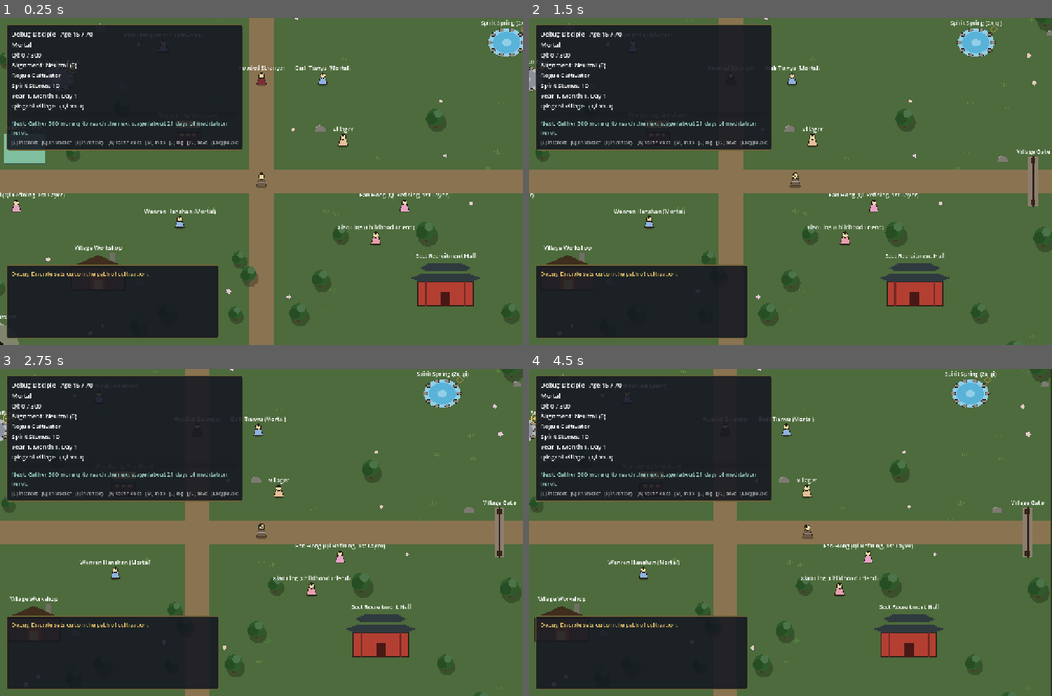
Above: before the commit, frames 1-4 (two rows, left to right).
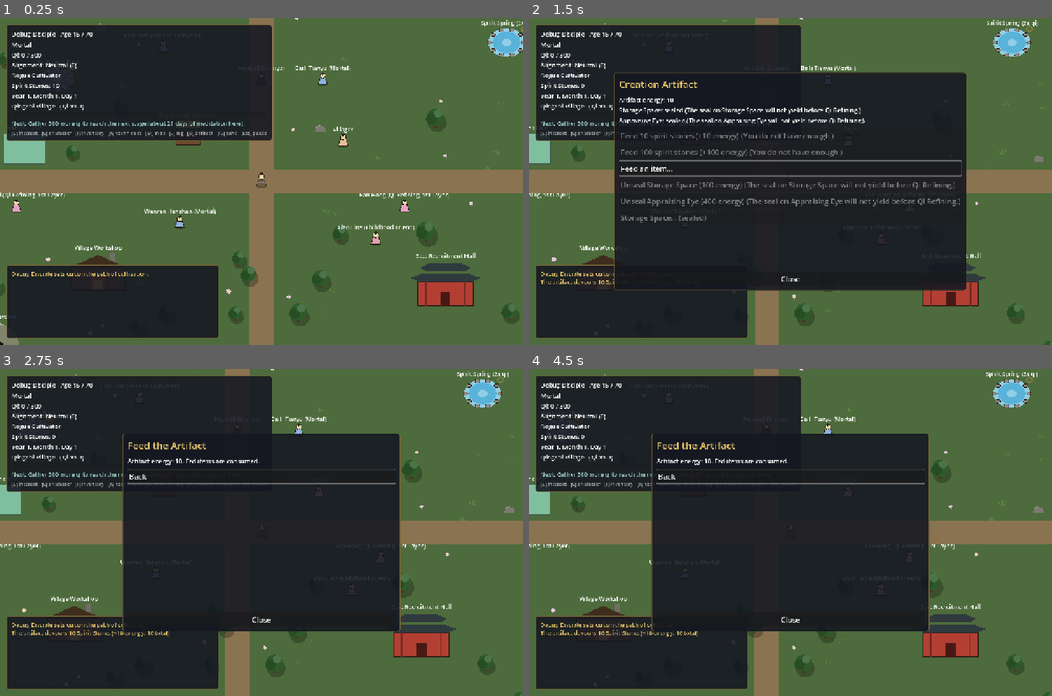
Above: after the commit, the same moments.

Repository: samridghimire/cultivation-game
Game: Godot game, scene res://src/world/world.tscn
Same seed, same stepped clock (60 frames per second), same inputs: the game is played once before the commit and once after it. This scene is started directly instead of the project's main scene.
Inputs (mouse positions are in pixels of both pictures, inside the frame that each line leads up to):
- Up to frame 1 (0.25 s): no input
- Up to frame 2 (1.5 s): tap Enter at 0.5 s; move the mouse to (905, 165) at 0.52 s; hold D (move_right) 0.53-1.25 s; hold E (interact) 0.53-1.25 s; click (905, 165) at 0.67 s; tap O (toggle_artifact, bound only after the commit) at 0.8 s; click (790, 135) at 1.25 s, where only the run after the commit has a clickable "Feed 10 spirit stones (+10 en…"
- Up to frame 3 (2.75 s): click (261, 519) at 2 s, where only the run after the commit has a clickable "Feed an item..."
- Up to frame 4 (4.5 s): click (790, 476) at 2.75 s, where only the run after the commit has a clickable "Back"; tap Space at 3.5 s; drag from (685, 548) to (973, 395) at 3.52 s; move the mouse to (842, 460) at 4.27 s; hold D (move_right) from 4.28 s (still down); hold E (interact) from 4.28 s (still down)

The runs differ from the first frame. In frame 1, 3.7% of the frame differs, in the area x 1-52%, y 2-41%; in frame 2, 44%, in the area x 0-100%, y 0-100%; in frame 3, 36%; in frame 4, 37%.

Commit message:
[ART-002b] Creation Artifact screen: feed, unseal, storage space (#106)
Claude-Session: https://claude.ai/code/session_01LWrR63isNZTPbzgrrYAFow

Co-authored-by: Claude <noreply@anthropic.com>

Diff:
--- a/data/help.json
+++ b/data/help.json
@@ -11,6 +11,7 @@
     "toggle_techniques": "Techniques",
     "toggle_message_log": "Message log",
     "toggle_map": "World map",
+    "toggle_artifact": "Creation Artifact",
     "scroll_up": "Scroll up",
     "scroll_down": "Scroll down",
     "quick_save": "Quick save",
--- a/src/autoload/input_config.gd
+++ b/src/autoload/input_config.gd
@@ -11,6 +11,7 @@
 	"toggle_character_sheet": [KEY_C],
 	"toggle_inventory": [KEY_I],
 	"toggle_techniques": [KEY_K],
+	"toggle_artifact": [KEY_O],
 	"toggle_map": [KEY_M],
 	"toggle_message_log": [KEY_L],
 	"scroll_up": [KEY_PAGEUP],
@@ -29,6 +30,7 @@
 	"toggle_character_sheet": [JOY_BUTTON_Y],
 	"toggle_inventory": [JOY_BUTTON_X],
 	"toggle_techniques": [JOY_BUTTON_LEFT_SHOULDER],
+	"toggle_artifact": [JOY_BUTTON_RIGHT_SHOULDER],
 	"toggle_map": [JOY_BUTTON_BACK],
 	"toggle_message_log": [JOY_BUTTON_BACK],
 	"pause_menu": [JOY_BUTTON_START],
--- /dev/null
+++ b/src/ui/artifact_screen.gd
@@ -0,0 +1,229 @@
+class_name ArtifactScreen
+extends PanelContainer
+## Modal Creation Artifact screen (ART-002b): energy and sealed/unsealed
+## functions (ArtifactFunctions.describe), feeding spirit stones or carried
+## items for energy, unsealing functions, and the Storage Space panel that
+## moves items between the inventory and the artifact. ui_cancel goes back
+## from a sub-page, then closes.
+
+signal closed
+
+const STONE_AMOUNTS: Array[int] = [10, 100]
+const PAGE_MAIN := "main"
+const PAGE_FEED := "feed"
+const PAGE_STORAGE := "storage"
+
+var _title: Label
+var _info: Label
+var _rows: VBoxContainer
+var _close_button: Button
+var _page := PAGE_MAIN
+
+
+func _init() -> void:
+	var style_source := UIStyle.panel()
+	add_theme_stylebox_override("panel", style_source.get_theme_stylebox("panel"))
+	style_source.free()
+	custom_minimum_size = Vector2(680, 0)
+	visible = false
+	var box := VBoxContainer.new()
+	box.add_theme_constant_override("separation", 10)
+	add_child(box)
+	_title = UIStyle.label("Creation Artifact", 24, UIStyle.ACCENT)
+	box.add_child(_title)
+	_info = UIStyle.label("", 15)
+	_info.autowrap_mode = TextServer.AUTOWRAP_WORD_SMART
+	_info.custom_minimum_size = Vector2(656, 0)
+	box.add_child(_info)
+	var scroll := ScrollContainer.new()
+	scroll.custom_minimum_size = Vector2(656, 340)
+	scroll.horizontal_scroll_mode = ScrollContainer.SCROLL_MODE_DISABLED
+	box.add_child(scroll)
+	_rows = VBoxContainer.new()
+	_rows.size_flags_horizontal = Control.SIZE_EXPAND_FILL
+	_rows.add_theme_constant_override("separation", 6)
+	scroll.add_child(_rows)
+	_close_button = UIStyle.button("Close", close)
+	box.add_child(_close_button)
+	EventBus.player_changed.connect(func(): if visible: _rebuild())
+
+
+func _unhandled_input(event: InputEvent) -> void:
+	if visible and event.is_action_pressed("ui_cancel"):
+		get_viewport().set_input_as_handled()
+		if _page != PAGE_MAIN:
+			_show_page(PAGE_MAIN)
+		else:
+			close()
+
+
+func open() -> void:
+	_page = PAGE_MAIN
+	_rebuild()
+	visible = true
+	_focus("")
+
+
+func close() -> void:
+	if not visible:
+		return
+	visible = false
+	closed.emit()
+
+
+## The page currently shown (PAGE_MAIN, PAGE_FEED or PAGE_STORAGE).
+func page() -> String:
+	return _page
+
+
+## Buttons of the current page, for tests and focus.
+func buttons() -> Array[Button]:
+	var out: Array[Button] = []
+	for b in _rows.find_children("*", "Button", true, false):
+		if not b.is_queued_for_deletion():
+			out.append(b as Button)
+	return out
+
+
+func _show_page(new_page: String) -> void:
+	_page = new_page
+	_rebuild()
+	_focus("")
+
+
+func _rebuild() -> void:
+	var p := GameState.player
+	var data := GameState.data
+	if p == null:
+		return
+	var focused := get_viewport().gui_get_focus_owner() if is_inside_tree() else null
+	var focused_name := String(focused.name) if focused != null and _rows.is_ancestor_of(focused) else ""
+	for child in _rows.get_children():
+		_rows.remove_child(child)
+		child.queue_free()
+	match _page:
+		PAGE_FEED:
+			_build_feed(p, data)
+		PAGE_STORAGE:
+			_build_storage(p, data)
+		_:
+			_build_main(p, data)
+	if focused_name != "":
+		_focus(focused_name)
+
+
+func _build_main(p: CharacterData, data: GameData) -> void:
+	_title.text = "Creation Artifact"
+	var lines: Array[String] = []
+	for line in ArtifactFunctions.describe(p, data, GameState.world_flags):
+		if not line.begins_with("  "):
+			lines.append(line)
+	_info.text = "\n".join(lines)
+	for amount in STONE_AMOUNTS:
+		var reason := ArtifactFunctions.check_feed(p, data, "spirit_stone", amount)
+		_add_button("feed_stones_%d" % amount, "Feed %d spirit stones (+%d energy)" % [amount, amount * ArtifactFunctions.energy_value(data, "spirit_stone")], reason, GameState.feed_artifact.bind("spirit_stone", amount))
+	_add_button("feed_item", "Feed an item...", "", _show_page.bind(PAGE_FEED))
+	for def: Dictionary in data.artifact.get("functions", []):
+		var function_id := String(def.get("id", ""))
+		if ArtifactFunctions.is_unlocked(p, function_id):
+			continue
+		var cost := int(def.get("unlock", {}).get("energy", 0))
+		var reason := ArtifactFunctions.check_unlock(p, data, function_id, GameState.world_flags)
+		_add_button("unseal_" + function_id, "Unseal %s (%d energy)" % [def.get("name", function_id), cost], reason, GameState.unlock_artifact_function.bind(function_id))
+	var storage_reason := "" if ArtifactFunctions.is_unlocked(p, "storage") else "sealed"
+	_add_button("storage", "%s..." % ArtifactFunctions.function_name(data, "storage"), storage_reason, _show_page.bind(PAGE_STORAGE))
+
+
+func _build_feed(p: CharacterData, data: GameData) -> void:
+	_title.text = "Feed the Artifact"
+	_info.text = "Artifact energy: %d. Fed items are consumed." % p.artifact_energy
+	_add_button("back", "Back", "", _show_page.bind(PAGE_MAIN))
+	for item_id in _sorted_ids(p.inventory, data):
+		var value := ArtifactFunctions.energy_value(data, item_id)
+		if value <= 0:
+			continue
+		var count := p.item_count(item_id)
+		var row := _add_row("%s x%d (+%d energy each)" % [_item_name(data, item_id), count, value])
+		_add_button("feed1_" + item_id, "Feed 1", ArtifactFunctions.check_feed(p, data, item_id, 1), GameState.feed_artifact.bind(item_id, 1), row)
+		if count > 1:
+			_add_button("feedall_" + item_id, "Feed all", ArtifactFunctions.check_feed(p, data, item_id, count), GameState.feed_artifact.bind(item_id, count), row)
+
+
+func _build_storage(p: CharacterData, data: GameData) -> void:
+	_title.text = ArtifactFunctions.function_name(data, "storage")
+	_info.text = "%d / %d kinds stored. Stored items stay with you even through death." % [p.artifact_storage.size(), ArtifactFunctions.storage_slots(p, data)]
+	_add_button("back", "Back", "", _show_page.bind(PAGE_MAIN))
+	_rows.add_child(UIStyle.label("Inside the artifact", 17, UIStyle.ACCENT))
+	if p.artifact_storage.is_empty():
+		_rows.add_child(UIStyle.label("Nothing yet.", 15, Color(0.7, 0.7, 0.7)))
+	for item_id in _sorted_ids(p.artifact_storage, data):
+		var count := int(p.artifact_storage[item_id])
+		var row := _add_row("%s x%d" % [_item_name(data, item_id), count])
+		_add_button("take1_" + item_id, "Take 1", "", GameState.retrieve_from_artifact.bind(item_id, 1), row)
+		if count > 1:
+			_add_button("takeall_" + item_id, "Take all", "", GameState.retrieve_from_artifact.bind(item_id, count), row)
+	_rows.add_child(UIStyle.label("Carried", 17, UIStyle.ACCENT))
+	for item_id in _sorted_ids(p.inventory, data):
+		var count := p.item_count(item_id)
+		var row := _add_row("%s x%d" % [_item_name(data, item_id), count])
+		_add_button("store1_" + item_id, "Store 1", ArtifactFunctions.check_store(p, data, item_id, 1), GameState.store_in_artifact.bind(item_id, 1), row)
+		if count > 1:
+			_add_button("storeall_" + item_id, "Store all", ArtifactFunctions.check_store(p, data, item_id, count), GameState.store_in_artifact.bind(item_id, count), row)
+
+
+## A row with a label; buttons are added to it by _add_button.
+func _add_row(text: String) -> HBoxContainer:
+	var row := HBoxContainer.new()
+	row.add_theme_constant_override("separation", 8)
+	var l := UIStyle.label(text, 16)
+	l.custom_minimum_size = Vector2(380, 0)
+	l.autowrap_mode = TextServer.AUTOWRAP_WORD_SMART
+	row.add_child(l)
+	_rows.add_child(row)
+	return row
+
+
+## A button that shows `reason` and is disabled when it is not "".
+func _add_button(node_name: String, text: String, reason: String, action: Callable, parent: Control = null) -> Button:
+	if reason != "" and parent == null:
+		text += " (%s)" % reason
+	elif reason != "":
+		var row_label := parent.get_child(0) as Label
+		if not row_label.text.ends_with("(%s)" % reason):
+			row_label.text += "  (%s)" % reason
+	var b := UIStyle.button(text, action)
+	b.name = node_name.validate_node_name()
+	b.disabled = reason != ""
+	if reason != "":
+		b.tooltip_text = reason
+	b.alignment = HORIZONTAL_ALIGNMENT_LEFT
+	(parent if parent != null else _rows).add_child(b)
+	return b
+
+
+func _focus(node_name: String) -> void:
+	_focus_now.call_deferred(node_name)
+
+
+func _focus_now(node_name: String) -> void:
+	if not visible:
+		return
+	var enabled := buttons().filter(func(b: Button) -> bool: return not b.disabled)
+	for b: Button in enabled:
+		if String(b.name) == node_name:
+			b.grab_focus()
+			return
+	if not enabled.is_empty():
+		(enabled[0] as Button).grab_focus()
+	else:
+		_close_button.grab_focus()
+
+
+static func _sorted_ids(items: Dictionary, data: GameData) -> Array:
+	var ids: Array = items.keys()
+	ids.sort_custom(func(a: String, b: String) -> bool: return _item_name(data, a).naturalnocasecmp_to(_item_name(data, b)) < 0)
+	return ids
+
+
+static func _item_name(data: GameData, item_id: String) -> String:
+	return String(data.items.get(item_id, {}).get("name", item_id))
--- a/src/ui/hud.gd
+++ b/src/ui/hud.gd
@@ -48,6 +48,7 @@
 	_add_screen("toggle_character_sheet", CharacterSheet.new())
 	_add_screen("toggle_inventory", InventoryScreen.new())
 	_add_screen("toggle_techniques", TechniquesScreen.new())
+	_add_screen("toggle_artifact", ArtifactScreen.new())
 	_add_screen("toggle_map", WorldMapScreen.new())
 	_add_screen("toggle_message_log", MessageLogScreen.new())
 	_crafting = CraftingScreen.new()
@@ -184,7 +185,7 @@
 	_hint.autowrap_mode = TextServer.AUTOWRAP_WORD_SMART
 	_hint.custom_minimum_size = Vector2(316, 0)
 	box.add_child(_hint)
-	box.add_child(UIStyle.label("[E] interact   [C] character   [I] inventory   [K] techniques   [M] map   [L] log   [F5] save   [Esc] pause", 12, Color(0.7, 0.7, 0.7)))
+	box.add_child(UIStyle.label("[E] interact   [C] character   [I] inventory   [K] techniques   [M] map   [L] log   [O] artifact   [F5] save   [Esc] pause", 12, Color(0.7, 0.7, 0.7)))
 	add_child(panel)
 
 
--- /dev/null
+++ b/tests/unit/test_artifact_screen.gd
@@ -0,0 +1,74 @@
+extends TestCase
+## ART-002b: the Creation Artifact screen feeds, unseals and uses the Storage Space.
+
+
+func _gs() -> Node:
+	return (Engine.get_main_loop() as SceneTree).root.get_node("GameState")
+
+
+func _press(screen: ArtifactScreen, node_name: String) -> void:
+	for b in screen.buttons():
+		if String(b.name) == node_name:
+			assert_false(b.disabled, "%s should be enabled: %s" % [node_name, b.text])
+			b.pressed.emit()
+			return
+	assert_true(false, "no button %s in %s" % [node_name, str(screen.buttons().map(func(x: Button) -> String: return x.name))])
+
+
+func _button(screen: ArtifactScreen, node_name: String) -> Button:
+	for b in screen.buttons():
+		if String(b.name) == node_name:
+			return b
+	return null
+
+
+func test_feed_unseal_and_storage_round_trip() -> void:
+	var gs := _gs()
+	var c := new_character()
+	c.inventory = {"spirit_stone": 150, "golden_bell_talisman": 2}
+	gs.start_session(c)
+	var screen := ArtifactScreen.new()
+	screen.open()
+	assert_eq(screen.page(), ArtifactScreen.PAGE_MAIN)
+	assert_true(_button(screen, "unseal_storage").disabled, "mortals cannot unseal storage")
+	assert_true(_button(screen, "unseal_storage").text.contains("("), "disabled unseal shows why")
+	assert_true(_button(screen, "storage").disabled, "storage page is sealed")
+	_press(screen, "feed_stones_100")
+	assert_eq(c.artifact_energy, 100, "fed 100 stones")
+	assert_eq(c.item_count("spirit_stone"), 50)
+	c.realm_index = gs.data.realm_index_of("qi_refining")
+	gs.get_node("/root/EventBus").player_changed.emit()
+	_press(screen, "unseal_storage")
+	assert_true(ArtifactFunctions.is_unlocked(c, "storage"), "storage unsealed")
+	assert_true(_button(screen, "unseal_storage") == null, "unsealed functions leave the list")
+	_press(screen, "storage")
+	assert_eq(screen.page(), ArtifactScreen.PAGE_STORAGE)
+	_press(screen, "storeall_golden_bell_talisman")
+	assert_eq(int(c.artifact_storage.get("golden_bell_talisman", 0)), 2, "stored both")
+	assert_eq(c.item_count("golden_bell_talisman"), 0)
+	_press(screen, "take1_golden_bell_talisman")
+	assert_eq(c.item_count("golden_bell_talisman"), 1, "took one back")
+	_press(screen, "back")
+	assert_eq(screen.page(), ArtifactScreen.PAGE_MAIN)
+	screen.free()
+	gs.end_session()
+
+
+func test_feed_page_lists_items_with_energy_value() -> void:
+	var gs := _gs()
+	var c := new_character()
+	c.inventory = {"golden_bell_talisman": 1}
+	gs.start_session(c)
+	var screen := ArtifactScreen.new()
+	screen.open()
+	assert_true(_button(screen, "feed_stones_10").disabled, "no stones to feed")
+	_press(screen, "feed_item")
+	assert_eq(screen.page(), ArtifactScreen.PAGE_FEED)
+	assert_true(_button(screen, "feedall_golden_bell_talisman") == null, "a single item has no Feed all")
+	_press(screen, "feed1_golden_bell_talisman")
+	assert_eq(c.artifact_energy, ArtifactFunctions.energy_value(gs.data, "golden_bell_talisman"))
+	assert_true(_button(screen, "feed1_golden_bell_talisman") == null, "fed items leave the list")
+	screen.close()
+	assert_false(screen.visible)
+	screen.free()
+	gs.end_session()
Not shown, added: src/ui/artifact_screen.gd.uid
Not shown, added: tests/unit/test_artifact_screen.gd.uid
Not shown, changed: docs/BACKLOG.md
Not shown, changed: docs/CHANGELOG.md
Not shown, changed: docs/DESIGN.md
